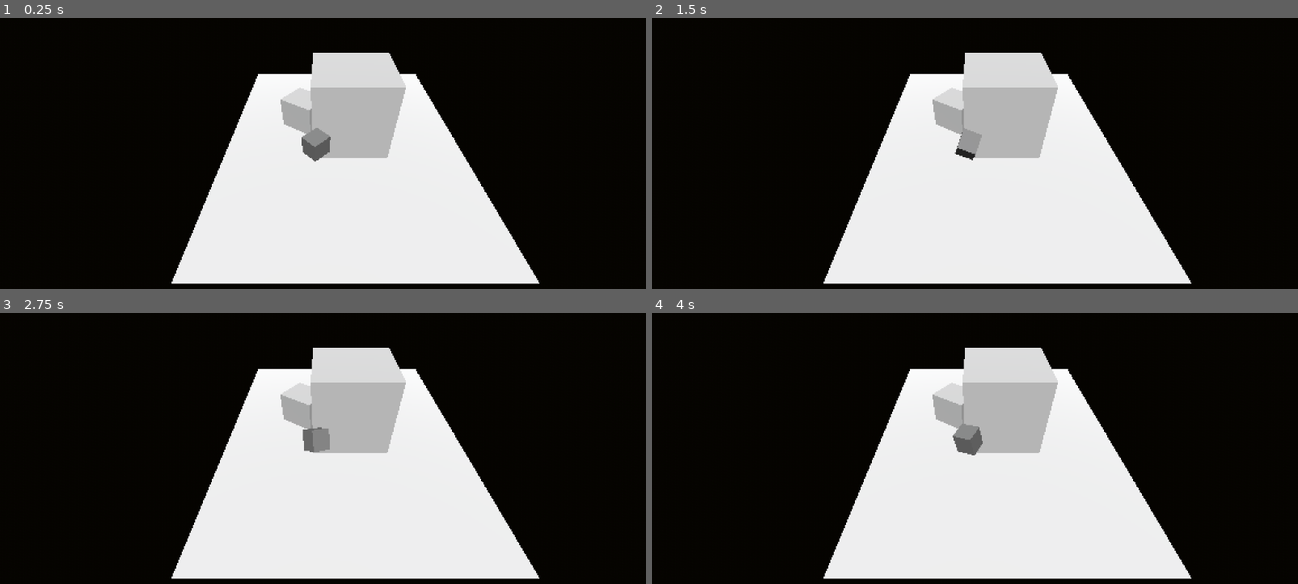
Above: before the commit, frames 1-4 (two rows, left to right).
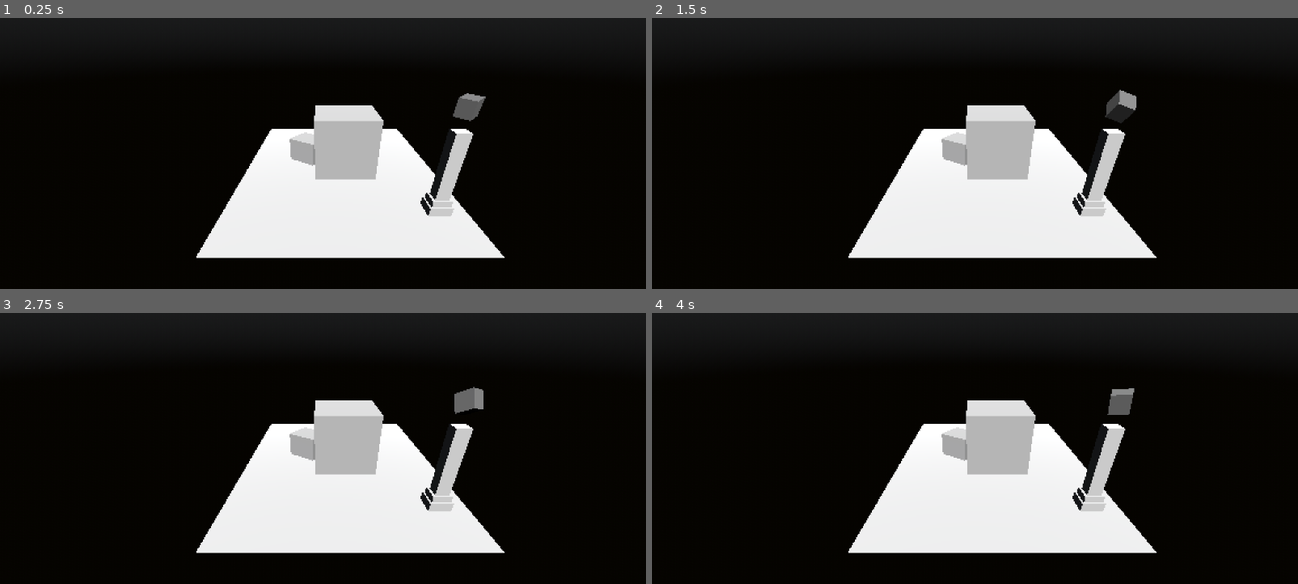
Above: after the commit, the same moments.

Repository: Numbers-Group/CODENAME-SPMC
Game: Godot game, scene res://Scenes/Levels/CubesSpin.tscn
The game is run twice, just before and just after one commit, with the same random seed, the same clock (stepped at 60 frames per second) and the same inputs.
Inputs:
- Up to frame 1 (0.25 s): no input
- Up to frame 2 (1.5 s): no input
- Up to frame 3 (2.75 s): tap Enter at 2 s
- Up to frame 4 (4 s): no input

The runs differ from the first frame. In frame 1, 23% of the frame differs, in the area x 0-100%, y 0-99%; in frame 2, 23%; in frame 3, 23%; in frame 4, 23%.

Commit message:
Column

Diff:
--- a/Scenes/Levels/CubesSpin.tscn
+++ b/Scenes/Levels/CubesSpin.tscn
@@ -1,9 +1,10 @@
-[gd_scene load_steps=11 format=3 uid="uid://l37a6la5f4r5"]
+[gd_scene load_steps=12 format=3 uid="uid://l37a6la5f4r5"]
 
 [ext_resource type="Script" path="res://Scripts/cube_spin.gd" id="1_27hwt"]
 [ext_resource type="PackedScene" uid="uid://qoaacoopu06d" path="res://Assets/Decorations/Cubes.glb" id="2_1j2yi"]
 [ext_resource type="Shader" path="res://Shaders/Outline.gdshader" id="3_1y2ct"]
 [ext_resource type="Script" path="res://Scripts/CameraController.gd" id="3_4w2p4"]
+[ext_resource type="PackedScene" uid="uid://x5u6ri7dxe1a" path="res://Assets/Decorations/Column.glb" id="3_77kr0"]
 
 [sub_resource type="ShaderMaterial" id="ShaderMaterial_xxalg"]
 
@@ -52,7 +53,7 @@
 [node name="Level" type="Node3D" parent="SubViewportContainer/SubViewport"]
 
 [node name="CSGBox3D" type="CSGBox3D" parent="SubViewportContainer/SubViewport/Level"]
-transform = Transform3D(0.319666, -0.00302337, 0.231175, 0.00205509, 0.399282, 0.00216877, -0.254087, -0.000574241, 0.290858, -0.712678, 0.393917, 2.14628)
+transform = Transform3D(0.319666, -0.00302337, 0.231175, 0.00205509, 0.399282, 0.00216877, -0.254087, -0.000574241, 0.290858, 2.48693, 1.75432, 2.67941)
 size = Vector3(1, 0.978394, 1)
 material = SubResource("ShaderMaterial_xxalg")
 script = ExtResource("1_27hwt")
@@ -65,8 +66,11 @@
 
 [node name="Cubes" parent="SubViewportContainer/SubViewport/Level" instance=ExtResource("2_1j2yi")]
 
+[node name="Column" parent="SubViewportContainer/SubViewport/Level" instance=ExtResource("3_77kr0")]
+transform = Transform3D(0.3, 0, 0, 0, 0.3, 0, 0, 0, 0.3, 2.48149, -0.809093, 2.6966)
+
 [node name="Camera3D" type="Camera3D" parent="SubViewportContainer/SubViewport"]
-transform = Transform3D(1, 0, 0, 0, 0.644017, 0.765011, 0, -0.765011, 0.644017, -0.57847, 3.27383, 5.9911)
+transform = Transform3D(1, 0, 0, 0, 0.830441, 0.557107, 0, -0.557107, 0.830441, -0.57847, 2.91125, 7.90555)
 size = 0.1
 script = ExtResource("3_4w2p4")
 
Binary file added: Assets/Decorations/Column.glb
Not shown, added: Assets/Decorations/Column.glb.import
Not shown, added: Assets/Blender/Column.blend
